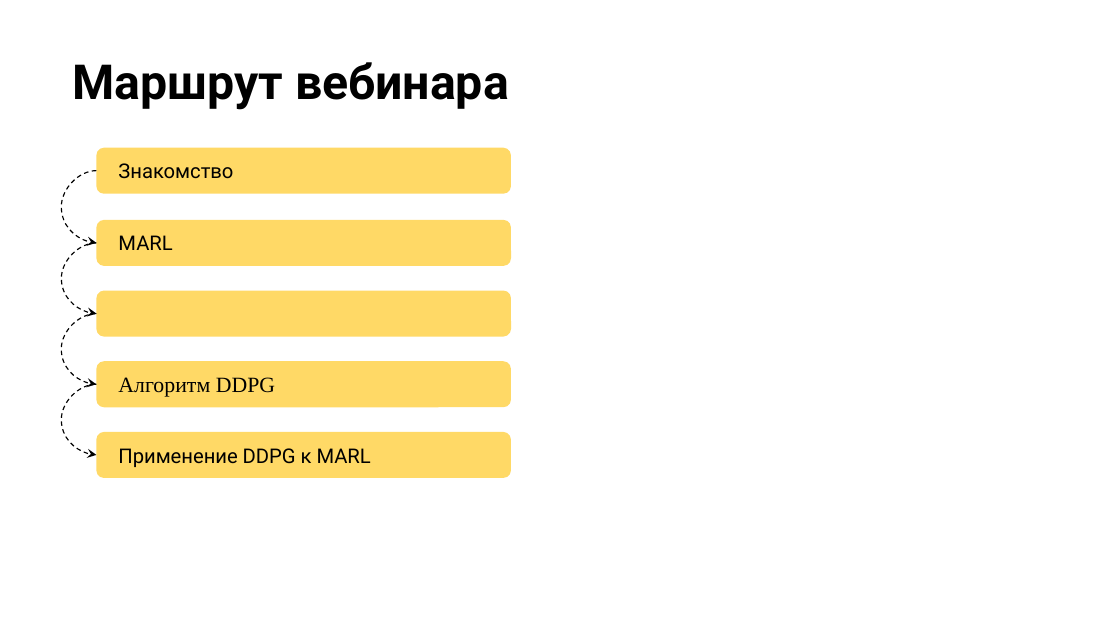
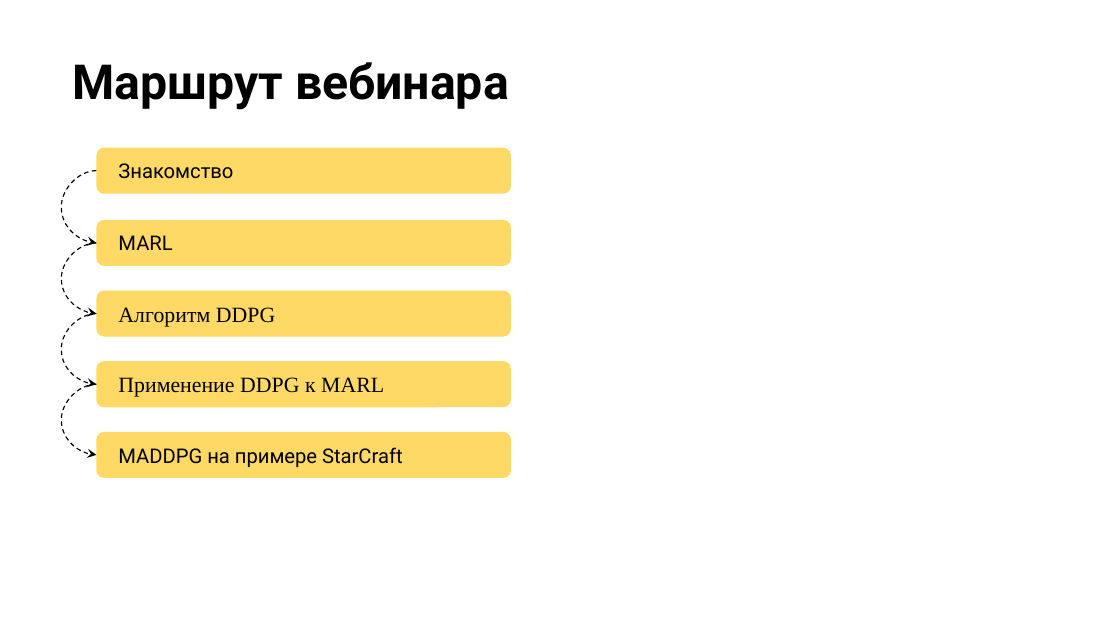
Before and after one commit to stureiko/Otus_lectures, a slide deck: slide 6 of RL/03 - Продвинутые темы Reinforcement Learning/03 - 02 Multiagent learning (MARL - DDPG)/MARL DDPG.pptx. Drawn at 1120x630 pixels with LibreOffice and Linux fonts; fonts in the diff are those of the drawing; background and template pictures are left out. Boxes give left, top, right and bottom in pixels: in the first picture for what was removed or moved away, otherwise in the second. Text is boxed around its words. In the diff, an @@ line names an element or a change of style, - is before the commit and + after.

```diff
--- a/RL/03 - Продвинутые темы Reinforcement Learning/03 - 02 Multiagent learning (MARL - DDPG)/MARL DDPG.pptx
+++ b/RL/03 - Продвинутые темы Reinforcement Learning/03 - 02 Multiagent learning (MARL - DDPG)/MARL DDPG.pptx
@@ text in rounded rectangle at [118,307,275,327]: text added @@
+Алгоритм DDPG
@@ text in rounded rectangle at [118,377,384,397]: text changed @@
-Алгоритм DDPG
+Применение DDPG к MARL
@@ text in rounded rectangle at [118,447,403,467]: text changed @@
-Применение DDPG к MARL
+MADDPG на примере StarCraft
```
Also in this commit, not shown: 10 other slides changed, 5 slides added, 3 slides removed, 1 other file.
